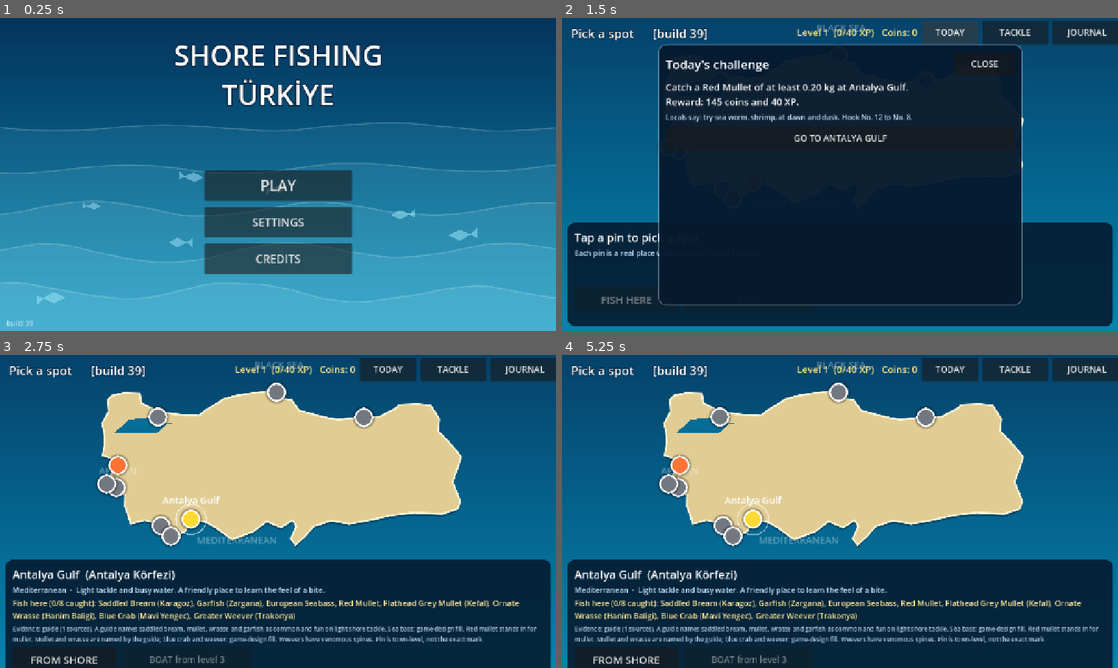
Above: before the commit, frames 1-4 (two rows, left to right).
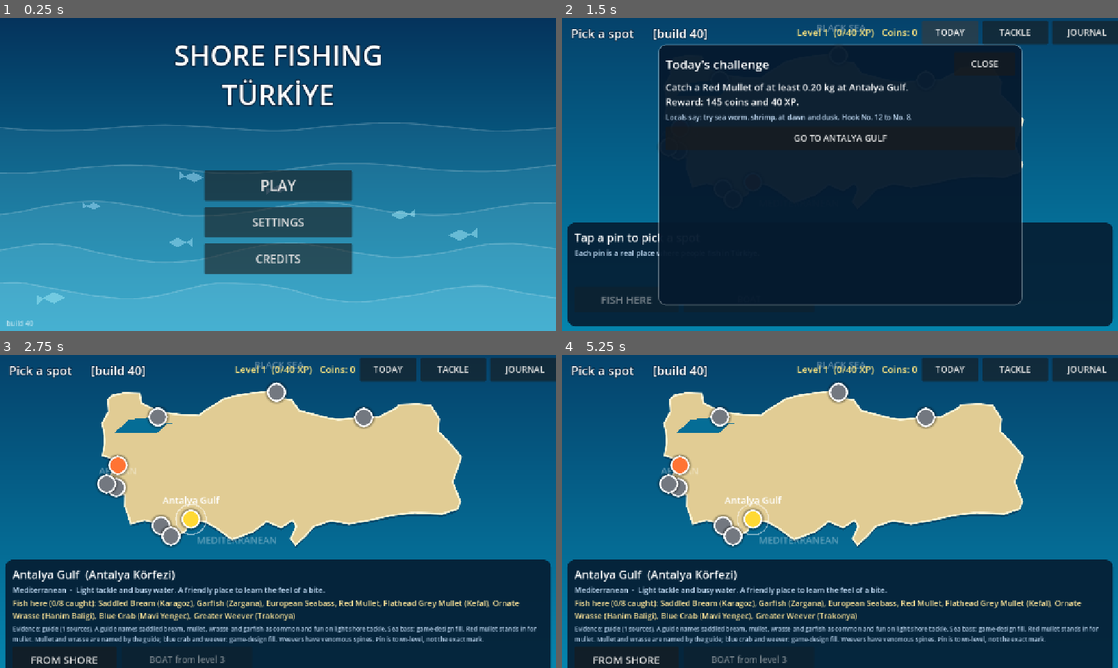
Above: after the commit, the same moments.

Repository: nextlevelcorp/godot_fishing_rpg
Game: Godot game, scene res://title_screen.tscn
Two runs of this game, one before a commit and one after it. Both use one fixed random seed, a clock stepped at 60 frames per second and the inputs below.
Inputs (mouse positions are in pixels of both pictures, inside the frame that each line leads up to):
- Up to frame 1 (0.25 s): no input
- Up to frame 2 (1.5 s): click "PLAY" at 0.5 s; click "TODAY" at 1.25 s
- Up to frame 3 (2.75 s): click "GO TO ANTALYA GULF" at 2 s
- Up to frame 4 (5.25 s): click "FROM SHORE" at 2.75 s; tap Enter at 3.5 s; move the mouse to (962, 495) at 3.52 s; hold D (steer_right) 3.53-4.25 s; hold C (cast) 3.53-4.25 s; click (962, 495) at 3.67 s; drag from (728, 527) to (812, 574) at 4.27 s; click "MAP" at 5 s

The runs differ from the first frame. In frame 1, less than 0.1% of the frame differs, in the area x 4-6%, y 96-99%; in frame 2, less than 0.1%, in the area x 22-26%, y 3-7%; in frame 3, less than 0.1%; in frame 4, less than 0.1%.

Commit message:
feat: living soundscape - cicadas, crickets, boat diesel, lapping, ferry horn (build 40)
Rendered from models (tools/audio/render_sfx.py; new files are rendered after
the surf so the earlier ones keep their random sequence). Beds fade in by the
real month and the hour (cicadas on summer days, crickets on warm nights);
the diesel follows the nearest passing boat; laps play at the water's edge;
a ferry horn sounds now and then at Istanbul and the harbours.
gd_lint: a loop-variable read wrapped in `as Type` is typed (no false alarm).

Design: GAME_DESIGN.md Soundscape

Co-Authored-By: Claude Opus 5.5 <noreply@anthropic.com>
Claude-Session: https://claude.ai/code/session_01HLtjWBZvxzhjVtsJywwULp

Diff:
--- a/ambience.gd
+++ b/ambience.gd
@@ -24,11 +24,13 @@
 var _surf: AudioStreamPlayer
 var _loops: Dictionary = {}            ## name -> AudioStreamPlayer
 var _loop_hold: Dictionary = {}        ## name -> seconds left (for timed loops such as drag)
+var _beds: Dictionary = {}             ## always-running background loops faded by set_bed: engine, cicada, cricket
+var _bed_target: Dictionary = {}
 
 
 func _ready() -> void:
 	for n in ["splash_small", "splash_big", "splash_exit", "drips", "bloop", "nibble", "cast", "strike",
-			"reel_loop", "drag_loop", "snap", "bell", "gull_0", "gull_1", "gull_2", "surf_loop"]:
+			"reel_loop", "drag_loop", "snap", "bell", "engine_loop", "cicada_loop", "cricket_loop", "lap", "horn", "gull_0", "gull_1", "gull_2", "surf_loop"]:
 		var s := load(DIR + n + ".wav") as AudioStreamWAV
 		if s != null:
 			_streams[n] = s
@@ -42,6 +44,12 @@
 		_surf.play()
 	_loops["reel"] = _make_loop("reel_loop")
 	_loops["drag"] = _make_loop("drag_loop")
+	for id: String in ["engine", "cicada", "cricket"]:
+		var p: AudioStreamPlayer = _make_loop(id + "_loop")
+		if p != null:
+			p.volume_db = -60.0
+			p.play()
+			_beds[id] = p
 
 
 func _make_loop(id: String) -> AudioStreamPlayer:
@@ -82,6 +90,10 @@
 			snd = "snap"
 		"bell":
 			snd = "bell"
+		"lap":
+			snd = "lap"
+		"horn":
+			snd = "horn"
 		"gull":
 			snd = "gull_%d" % randi_range(0, 2)
 		"drag":
@@ -97,6 +109,11 @@
 	p.volume_db = linear_to_db(clampf(volume, 0.01, 1.0))
 	p.pitch_scale = randf_range(0.92, 1.08)
 	p.play()
+
+
+## Sets how loud a background bed is, 0..1 ("engine", "cicada", "cricket"); it fades there.
+func set_bed(id: String, level: float) -> void:
+	_bed_target[id] = clampf(level, 0.0, 1.0)
 
 
 ## Starts or stops a looping sound ("reel" or "drag").
@@ -120,6 +137,10 @@
 func _process(delta: float) -> void:
 	if randf() < gull_rate * delta:
 		play("gull", randf_range(0.25, 0.6))
+	for id: String in _beds:
+		var bp: AudioStreamPlayer = _beds[id]
+		var want := linear_to_db(maxf(float(_bed_target.get(id, 0.0)), 0.001))
+		bp.volume_db = lerpf(bp.volume_db, want, delta * 1.5)
 	if _surf != null:
 		_surf.volume_db = lerpf(_surf.volume_db, linear_to_db(maxf(surf_level, 0.01)) - 8.0, delta * 2.0)
 	for id: String in _loop_hold.keys():
--- a/game_session.gd
+++ b/game_session.gd
@@ -11,7 +11,7 @@
 
 ## Shown on screen so a player can tell a fresh deploy from a page the browser cached.
 ## Bump it with every build that changes behaviour.
-const BUILD := "build 39"
+const BUILD := "build 40"
 const SAVE_PATH := "user://save.cfg"
 const SAVE_VERSION := 1
 const START_RIG := "shore_spinning_rig"
--- a/shore_fishing.gd
+++ b/shore_fishing.gd
@@ -84,6 +84,8 @@
 var _overhook_t := 0.0
 var _was_shaking := false
 var _anchor_seen := 0
+var _lap_t := 3.0
+var _horn_t := 40.0
 var _tackle_panel: PanelContainer
 var _build_label: Label
 var _fps_t := 0.0
@@ -1135,6 +1137,34 @@
 		_splash(f.pos, 0.8)
 		_buzz(25)
 		_amb.play("drag", 0.7)
+
+
+# ---------------------------------------------------------------- soundscape
+## Background life by season, hour and place: cicadas on summer days, crickets on warm nights,
+## the tak-tak of a fishing boat's diesel as one passes close, waves lapping the rocks or posts,
+## and now and then a ferry's horn at Istanbul and the harbours.
+func _update_soundscape(delta: float) -> void:
+	var m := Season.month()
+	var day := _world.daylight
+	var summer := m >= 6 and m <= 9
+	var warm := m >= 5 and m <= 10
+	_amb.set_bed("cicada", (0.35 * clampf((day - 0.55) * 3.0, 0.0, 1.0)) if summer else 0.0)
+	_amb.set_bed("cricket", (0.3 * clampf((0.35 - day) * 4.0, 0.0, 1.0)) if warm else 0.0)
+	var near := 99999.0
+	for b in _boats:
+		near = minf(near, (b.pos as Vector2).distance_to(_hand))
+	_amb.set_bed("engine", clampf(1.0 - near / 900.0, 0.0, 1.0) * 0.6)
+	_lap_t -= delta
+	if _lap_t <= 0.0:
+		_lap_t = _rng.randf_range(2.5, 6.0)
+		if _hand.y > -60.0 or _on_pier():
+			_amb.play("lap", _rng.randf_range(0.15, 0.35))
+	var kind := String(_spot["kind"])
+	if kind == "bridge" or kind == "harbor":
+		_horn_t -= delta
+		if _horn_t <= 0.0:
+			_horn_t = _rng.randf_range(70.0, 150.0)
+			_amb.play("horn", 0.35)
 
 
 # ---------------------------------------------------------------- first-person view
@@ -1750,6 +1780,7 @@
 	_world.wind = _wind
 	_world.view_x = _cam.position.x
 	_amb.gull_rate = 0.02 + 0.08 * _world.daylight
+	_update_soundscape(delta)
 	var cranking := Input.is_action_pressed(&"reel_in") and (_state == State.FIGHT or _state == State.WAIT)
 	_amb.set_loop("reel", cranking, 0.45 + 0.4 * clampf(_tension_ratio, 0.0, 1.0) if _state == State.FIGHT else 0.35)
 	_tint.color = _world.tint(_region_tint())
Not shown, changed: GAME_DESIGN.md
Not shown, added: assets/audio/cicada_loop.wav
Not shown, added: assets/audio/cricket_loop.wav
Not shown, added: assets/audio/engine_loop.wav
Not shown, added: assets/audio/horn.wav
Not shown, added: assets/audio/lap.wav
